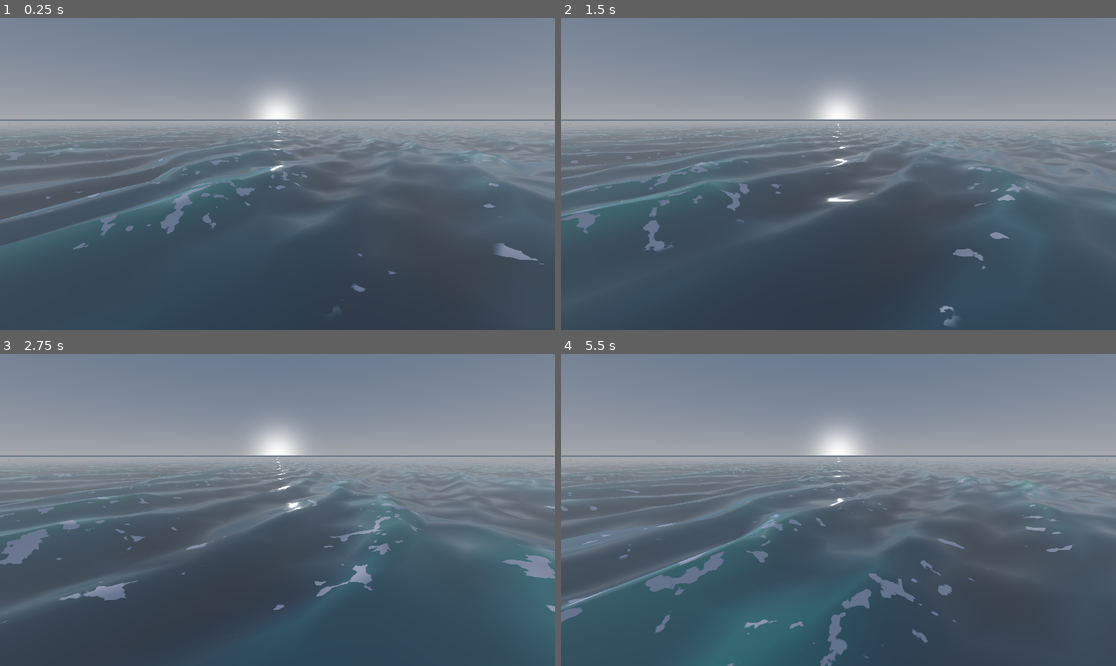
Above: before the commit, frames 1-4 (two rows, left to right).
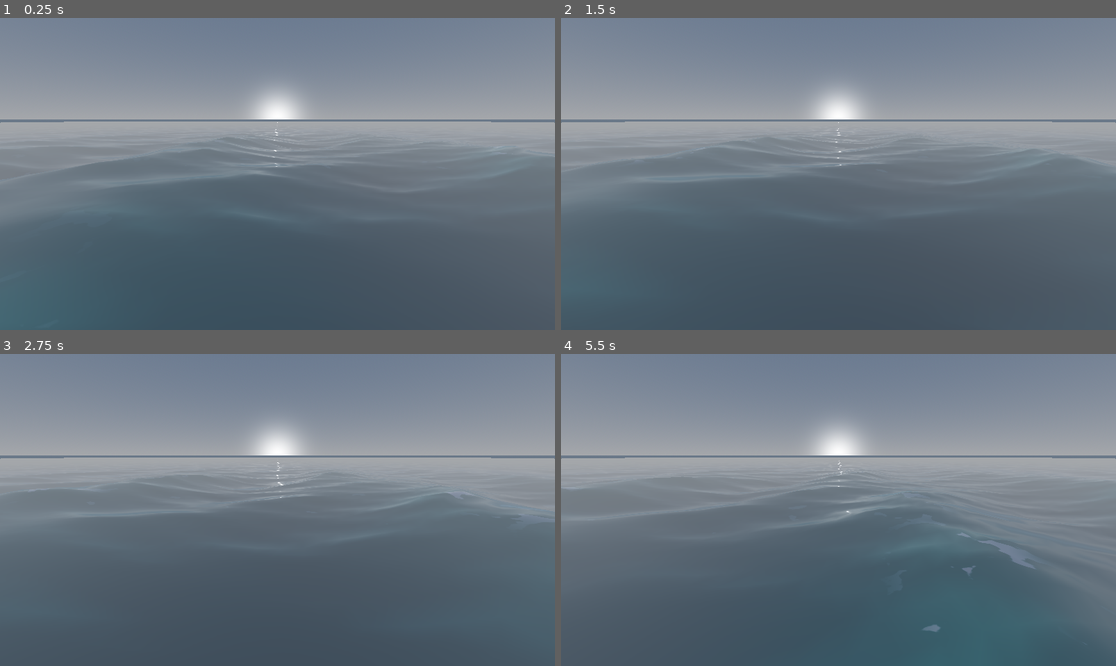
Above: after the commit, the same moments.

Repository: UrHighnez/ocean-simulation
Game: Godot game, scene res://world.tscn
The game is run twice, just before and just after one commit, with the same random seed, the same clock (stepped at 60 frames per second) and the same inputs.
Inputs:
- Up to frame 1 (0.25 s): no input
- Up to frame 2 (1.5 s): no input
- Up to frame 3 (2.75 s): no input
- Up to frame 4 (5.5 s): no input

The runs differ from the first frame. In frame 1, 13% of the frame differs, in the area x 0-100%, y 32-100%; in frame 2, 11%; in frame 3, 12%; in frame 4, 25%.

Commit message:
update foam and analytical gerstner waves

Diff:
--- a/ocean.gdshader
+++ b/ocean.gdshader
@@ -1,166 +1,203 @@
 shader_type spatial;
 render_mode blend_mix, depth_draw_opaque, cull_back, diffuse_burley, specular_schlick_ggx;
 
-// --- UNIFORMS: FARBEN & UMGEBUNG ---
+group_uniforms Weather;
+uniform float wind_direction_degrees : hint_range(0.0, 360.0) = 0.0;
+uniform float storm_intensity : hint_range(0.0, 1.0) = 0.2;
+
+group_uniforms Colors;
 uniform vec3 color_deep : source_color = vec3(0.07, 0.25, 0.34);
 uniform vec3 color_mid : source_color = vec3(0.14, 0.44, 0.51);
-uniform vec3 color_crest : source_color = vec3(0.19, 0.72, 0.67);
-
+uniform vec3 color_crest : source_color = vec3(0.18, 0.72, 0.67);
 uniform vec3 color_foam : source_color = vec3(0.9, 0.9, 0.95);
 uniform vec3 horizon_color : source_color = vec3(0.5, 0.6, 0.7);
 
-uniform float deep_level = -0.5;
-uniform float depth_blend_range = 1.0;
-uniform float crest_blend_offset = 0.5;
-
-// --- UNIFORMS: WELLEN-GEOMETRIE ---
-uniform vec4 wave_a = vec4(5.1, 0.3, 0.3, 11.7);
-uniform vec4 wave_b = vec4(0.43, 0.31, 0.15, 3.1);
-uniform vec4 wave_c = vec4(-0.12, 0.13, 0.054, 2.3);
-uniform float time_scale = 0.5;
-
-// --- UNIFORMS: FADING & EFFEKTE ---
+group_uniforms Wave_Blending;
+uniform float deep_level = -4.0;
+uniform float depth_blend_range = 8.0;
+uniform float crest_blend_offset : hint_range(0.0, 1.0) = 0.3;
+
+group_uniforms Wave_Geometry;
+uniform int wave_iterations : hint_range(1, 8) = 5;
+uniform float global_wave_scale = 1.0;
+uniform float global_steepness : hint_range(0.0, 1.5) = 0.8;
+uniform float time_scale = 0.7;
+
+group_uniforms Fading_Effects;
 uniform float fade_start = 30.0;
 uniform float fade_end = 80.0;
-
 uniform sampler2D wave_noise : hint_default_black;
 uniform float noise_scale = 0.02;
 
-// --- UNIFORMS: GISCHT ---
+group_uniforms Foam;
 uniform sampler2D foam_noise : hint_default_white;
-uniform float foam_noise_scale = 0.3;
-uniform float foam_level = 0.15;
-uniform float foam_edge_softness = 0.1;
-uniform float foam_sparseness = 3.0;
-
-// --- PERFORMANCE: GISCHT-AUSBLENDUNG IN DER FERNE ---
+uniform float foam_level : hint_range(0.0, 1.0) = 0.5;
+uniform float foam_noise_scale = 0.1;
+uniform float foam_edge_softness : hint_range(0.001, 0.5) = 0.05;
+uniform float valley_foam_scale = 0.05;
+uniform float valley_foam_amount : hint_range(0.0, 1.0) = 0.5;
+
+group_uniforms Performance;
 uniform float foam_max_render_distance = 60.0;
 uniform float foam_proximity_fade_margin = 15.0;
+
+// Reset uniform grouping
+group_uniforms;
 
 // --- VARYINGS ---
 varying float wave_height_var;
 varying float horizon_fade_var;
 varying vec2 world_xz_var;
 varying float vertex_dist_var;
-varying float foam_potential_var; // NEU: Gischt-Wahrscheinlichkeit aus dem Vertex-Shader
+varying float local_max_height_var;
 
 // --- HELFERFUNKTIONEN ---
-vec3 gerstner_wave(vec4 wave, vec3 p, float time, float multiplier, float phase_offset) {
-    float amplitude = wave.z * multiplier;
-    float wavelength = wave.w;
-
-    if (wavelength <= 0.01) { return vec3(0.0); }
-
-    float k = 2.0 * PI / wavelength;
-    float c = sqrt(9.8 / k);
-    vec2 d = normalize(wave.xy);
-
-    if (length(wave.xy) < 0.01) { d = vec2(1.0, 0.0); }
-
-    float f = k * (dot(d, p.xz) - c * time * time_scale) + phase_offset;
-
-    return vec3(
-        d.x * (amplitude * cos(f)),
-        amplitude * sin(f),
-        d.y * (amplitude * cos(f))
-    );
-}
-
-vec3 get_wave_displacement(vec3 p, float time, float multiplier, float phase_offset) {
-    vec3 d = vec3(0.0);
-    d += gerstner_wave(wave_a, p, time, multiplier, phase_offset);
-    d += gerstner_wave(wave_b, p, time * 1.1, multiplier, phase_offset * 1.2);
-    d += gerstner_wave(wave_c, p, time * 0.9, multiplier, phase_offset * 1.5);
-    return d;
+vec2 rotate_dir(vec2 dir, float deg) {
+    float rad = radians(deg);
+    float c = cos(rad);
+    float s = sin(rad);
+    return vec2(dir.x * c - dir.y * s, dir.x * s + dir.y * c);
+}
+
+void calculate_gerstner_wave(vec2 world_xz, float time, float storm_multiplier, out vec3 out_pos, out vec3 out_normal) {
+    vec3 tangent = vec3(1.0, 0.0, 0.0);
+    vec3 binormal = vec3(0.0, 0.0, 1.0);
+    vec3 pos = vec3(world_xz.x, 0.0, world_xz.y);
+
+    float frequency = 0.2 / global_wave_scale;
+    float amplitude = 1.5 * global_wave_scale * storm_multiplier;
+    float speed = 2.0 * time_scale * mix(0.2, 1.8, storm_intensity);
+
+    vec2 wind_dir = rotate_dir(vec2(1.0, 0.0), wind_direction_degrees);
+
+    for (int i = 0; i < wave_iterations; i++) {
+        vec2 dir = rotate_dir(wind_dir, float(i) * 27.5);
+
+        float k = frequency;
+        float a = amplitude;
+        float steepness = global_steepness / (float(wave_iterations) * a * k);
+
+        float f = dot(dir, world_xz) * k - time * speed;
+        float sin_f = sin(f);
+        float cos_f = cos(f);
+
+        pos.x += dir.x * (steepness * a * cos_f);
+        pos.z += dir.y * (steepness * a * cos_f);
+        pos.y += a * sin_f;
+
+        float wa = k * a;
+        tangent.x -= dir.x * dir.x * (steepness * wa * sin_f);
+        tangent.y += dir.x * (wa * cos_f);
+        tangent.z -= dir.x * dir.y * (steepness * wa * sin_f);
+
+        binormal.x -= dir.x * dir.y * (steepness * wa * sin_f);
+        binormal.y += dir.y * (wa * cos_f);
+        binormal.z -= dir.y * dir.y * (steepness * wa * sin_f);
+
+        frequency *= 1.8;
+        amplitude *= 0.45;
+        speed *= 1.1;
+    }
+
+    out_pos = pos;
+    out_normal = normalize(cross(binormal, tangent));
 }
 
 // --- VERTEX SHADER ---
 void vertex() {
     vec3 world_pos = (MODEL_MATRIX * vec4(VERTEX, 1.0)).xyz;
-    world_xz_var = world_pos.xz;
-
     float dist = distance(world_pos, CAMERA_POSITION_WORLD);
     vertex_dist_var = dist;
 
     vec2 noise_uv = world_pos.xz * noise_scale + (TIME * 0.01);
     float noise_val = texture(wave_noise, noise_uv).r;
 
-    float height_multiplier = mix(0.3, 1.5, noise_val);
-    float phase_warp = (noise_val - 0.5) * 3.0;
-
-    vec3 displacement = get_wave_displacement(world_pos, TIME, height_multiplier, phase_warp);
-
-    float e = 0.1;
-    vec3 px = world_pos + vec3(e, 0.0, 0.0);
-    vec3 pz = world_pos + vec3(0.0, 0.0, e);
-
-    vec3 displacement_x = get_wave_displacement(px, TIME, height_multiplier, phase_warp);
-    vec3 displacement_z = get_wave_displacement(pz, TIME, height_multiplier, phase_warp);
-
-    vec3 p0 = world_pos + displacement;
-    vec3 p1 = px + displacement_x;
-    vec3 p2 = pz + displacement_z;
-
-    vec3 smooth_normal = normalize(cross(p2 - p0, p1 - p0));
-    NORMAL = (inverse(MODEL_MATRIX) * vec4(smooth_normal, 0.0)).xyz;
-
-    // Schaumpotenzial im Vertex-Shader berechnen
-    // Erzeugt Werte von x bis y, abhängig davon wie nah die Welle an ihrer Maximalhöhe ist.
-    float crest_pot = smoothstep(0.1, 0.6, displacement.y);
-    // Nutzt die Weltraum-Normale. Je flacher die Welle, desto näher ist smooth_normal.xz an vec2(0.0).
-    float slope_pot = smoothstep(0.1, 0.6, length(smooth_normal.xz));
-
-    foam_potential_var = clamp(crest_pot + slope_pot, 0.0, 1.0);
+    float storm_scale = mix(0.05, 2.5, storm_intensity);
+    float height_multiplier = mix(0.5, 1.2, noise_val) * storm_scale;
+
+    local_max_height_var = (1.5 * global_wave_scale * height_multiplier) * 1.81;
+
+    vec3 final_pos;
+    vec3 final_normal;
+    calculate_gerstner_wave(world_pos.xz, TIME, height_multiplier, final_pos, final_normal);
+
+    NORMAL = (inverse(MODEL_MATRIX) * vec4(final_normal, 0.0)).xyz;
+
+    vec3 displacement = final_pos - vec3(world_pos.x, 0.0, world_pos.z);
+    wave_height_var = displacement.y;
 
     float fade = 1.0 - smoothstep(fade_start, fade_end, dist);
     displacement *= fade;
+
     horizon_fade_var = smoothstep(fade_start, fade_end, dist);
 
-    wave_height_var = displacement.y;
-
     vec3 new_world_pos = world_pos + displacement;
+    world_xz_var = new_world_pos.xz;
+
     VERTEX = (inverse(MODEL_MATRIX) * vec4(new_world_pos, 1.0)).xyz;
 }
 
 // --- FRAGMENT SHADER ---
 void fragment() {
-    // 1. Übergang: Von den tiefen Tälern zur Mitte der Welle
-    // Wir nutzen die erste Hälfte der Blend-Range
-    float mix_low = smoothstep(deep_level, deep_level + (depth_blend_range * 0.6), wave_height_var);
-
-    // 2. Übergang: Von der Mitte zu den leuchtenden Kämmen (Subsurface-Effekt)
-    // Wir starten den Übergang etwas später, damit nur die Spitzen leuchten
-    float mix_high = smoothstep(deep_level + (depth_blend_range * crest_blend_offset), deep_level + depth_blend_range, wave_height_var);
-
-    // Farben mischen
+    float mix_low = smoothstep(deep_level, deep_level + (depth_blend_range * 0.5), wave_height_var);
+    float crest_start = deep_level + (depth_blend_range * crest_blend_offset);
+    float mix_high = smoothstep(crest_start, deep_level + depth_blend_range, wave_height_var);
+
     vec3 albedo_color = mix(color_deep, color_mid, mix_low);
     albedo_color = mix(albedo_color, color_crest, mix_high);
 
     float foam_mix = 0.0;
 
     if (vertex_dist_var < foam_max_render_distance) {
-
         float proximity_fade = 1.0 - smoothstep(foam_max_render_distance - foam_proximity_fade_margin, foam_max_render_distance, vertex_dist_var);
 
-        vec2 noise_uv1 = world_xz_var * foam_noise_scale + (TIME * 0.04);
-        vec2 noise_uv2 = world_xz_var * (foam_noise_scale * 1.2) - (TIME * 0.03);
-        float f_noise1 = texture(foam_noise, noise_uv1).r;
-        float f_noise2 = texture(foam_noise, noise_uv2).r;
-
-        float combined_noise = f_noise1 * f_noise2;
-        combined_noise = smoothstep(0.2, 0.5, combined_noise);
-
-        // Dynamische Dichte (Sparseness)
-        float dynamic_sparseness = mix(foam_sparseness, 1.0, foam_potential_var);
-        combined_noise = pow(combined_noise, dynamic_sparseness);
-
-        // Wahrscheinlichkeit
-        float final_foam_value = combined_noise * foam_potential_var;
-
-        // Dynamischer Schwellenwert
-        float dynamic_level = mix(foam_level + 0.1, foam_level - 0.05, foam_potential_var);
-
-        foam_mix = smoothstep(dynamic_level, dynamic_level + foam_edge_softness, final_foam_value);
+        vec2 wind_dir_vec = rotate_dir(vec2(1.0, 0.0), wind_direction_degrees);
+        float storm_foam_speed = mix(1.0, 2.5, storm_intensity);
+        vec2 base_uv_offset = wind_dir_vec * TIME * 0.04 * storm_foam_speed;
+
+        // Texture Fetch 1: Crest Foam
+        vec2 crest_noise_uv = world_xz_var * foam_noise_scale + base_uv_offset;
+        float raw_crest_noise = texture(foam_noise, crest_noise_uv).r;
+        float combined_crest_noise = raw_crest_noise * raw_crest_noise;
+
+        // Uncorrelated UV base mapping
+        vec2 valley_uncorrelated_xz = vec2(world_xz_var.y + 173.1, world_xz_var.x - 231.7);
+        vec2 valley_noise_uv = valley_uncorrelated_xz * valley_foam_scale + (base_uv_offset * 0.8);
+
+        // Procedural Fluid Warp: Replaces the crest-noise warp to eliminate intersection artifacts.
+        // Uses orthogonal sine/cosine waves scaled by world space to create a swirling distortion.
+        vec2 fluid_warp = vec2(
+            sin(world_xz_var.y * 0.15 + TIME * 1.2),
+            cos(world_xz_var.x * 0.15 + TIME * 1.2)
+        ) * 0.04;
+        valley_noise_uv += fluid_warp;
+
+        float raw_valley_noise = texture(foam_noise, valley_noise_uv).r;
+        float combined_valley_noise = raw_valley_noise * raw_valley_noise;
+
+        float normalized_height = clamp(wave_height_var / max(0.1, local_max_height_var), 0.0, 1.0);
+
+        // Crest Foam Logic
+        float crest_threshold = max(0.0, 1.0 - foam_level - (storm_intensity * 0.4));
+        float crest_mask = smoothstep(0.4, 0.8, normalized_height);
+        float crest_foam = crest_mask * smoothstep(crest_threshold, crest_threshold + foam_edge_softness, combined_crest_noise);
+
+        // Valley Foam Logic
+        float valley_mask = 1.0 - smoothstep(0.2, 0.6, normalized_height);
+        float valley_threshold = mix(0.95, 0.5, valley_foam_amount) - (storm_intensity * 0.1);
+        float valley_foam = valley_mask * smoothstep(valley_threshold, valley_threshold + foam_edge_softness, combined_valley_noise);
+
+        // Additive Blend
+        float base_foam = clamp(crest_foam + valley_foam, 0.0, 1.0);
+
+        float opacity_fade = mix(0.35, 1.0, normalized_height);
+        base_foam *= opacity_fade;
+
+        // Sharp Break Edge Logic
+        float peak_mask = smoothstep(0.85, 0.95, normalized_height);
+        float sharp_edge = peak_mask * smoothstep(0.3, 0.3 + foam_edge_softness, combined_crest_noise);
+
+        foam_mix = clamp(base_foam + sharp_edge, 0.0, 1.0);
         foam_mix *= proximity_fade;
     }
 
@@ -168,6 +205,6 @@
     albedo_color = mix(albedo_color, horizon_color, horizon_fade_var);
 
     ALBEDO = albedo_color;
-    ROUGHNESS = 0.05;
-    SPECULAR = 0.5;
-}
+    ROUGHNESS = 0.02;
+    SPECULAR = 0.4;
+}
--- a/water_material.tres
+++ b/water_material.tres
@@ -18,26 +18,29 @@
 [resource]
 render_priority = 0
 shader = ExtResource("1_pmio7")
+shader_parameter/wind_direction_degrees = 0.0
+shader_parameter/storm_intensity = 0.2
 shader_parameter/color_deep = Color(0.07, 0.25, 0.34, 1)
 shader_parameter/color_mid = Color(0.14, 0.44, 0.51, 1)
-shader_parameter/color_crest = Color(0.19, 0.72, 0.67, 1)
+shader_parameter/color_crest = Color(0.18, 0.72, 0.67, 1)
 shader_parameter/color_foam = Color(0.9, 0.9, 0.95, 1)
 shader_parameter/horizon_color = Color(0.5, 0.6, 0.7, 1)
-shader_parameter/deep_level = -0.5
-shader_parameter/depth_blend_range = 1.0
-shader_parameter/crest_blend_offset = 0.5
-shader_parameter/wave_a = Vector4(5.1, 0.3, 0.3, 11.7)
-shader_parameter/wave_b = Vector4(0.43, 0.31, 0.15, 3.1)
-shader_parameter/wave_c = Vector4(-0.12, 0.13, 0.054, 2.3)
-shader_parameter/time_scale = 0.5
+shader_parameter/deep_level = -4.0
+shader_parameter/depth_blend_range = 8.0
+shader_parameter/crest_blend_offset = 0.3
+shader_parameter/wave_iterations = 5
+shader_parameter/global_wave_scale = 1.0
+shader_parameter/global_steepness = 0.8
+shader_parameter/time_scale = 0.7
 shader_parameter/fade_start = 30.0
 shader_parameter/fade_end = 80.0
 shader_parameter/wave_noise = SubResource("NoiseTexture2D_6lqol")
 shader_parameter/noise_scale = 0.02
 shader_parameter/foam_noise = SubResource("NoiseTexture2D_mcwpg")
-shader_parameter/foam_noise_scale = 0.3
-shader_parameter/foam_level = 0.15
-shader_parameter/foam_edge_softness = 0.1
-shader_parameter/foam_sparseness = 3.0
+shader_parameter/foam_level = 0.5
+shader_parameter/foam_noise_scale = 0.1
+shader_parameter/foam_edge_softness = 0.05
+shader_parameter/valley_foam_scale = 0.05
+shader_parameter/valley_foam_amount = 0.5
 shader_parameter/foam_max_render_distance = 60.0
 shader_parameter/foam_proximity_fade_margin = 15.0
--- a/world.tscn
+++ b/world.tscn
@@ -20,7 +20,7 @@
 [node name="World" type="Node3D" unique_id=1617718502]
 
 [node name="Camera3D" type="Camera3D" parent="." unique_id=1378428987]
-transform = Transform3D(-1, 3.9080586e-08, -1.4585073e-07, 0, 0.9659257, 0.258819, 1.509958e-07, 0.258819, -0.9659257, 0, 2, 0)
+transform = Transform3D(-1, 3.9080586e-08, -1.4585073e-07, 0, 0.9659257, 0.258819, 1.509958e-07, 0.258819, -0.9659257, 0, 4, 0)
 
 [node name="DirectionalLight3D" type="DirectionalLight3D" parent="." unique_id=1183741791]
 
